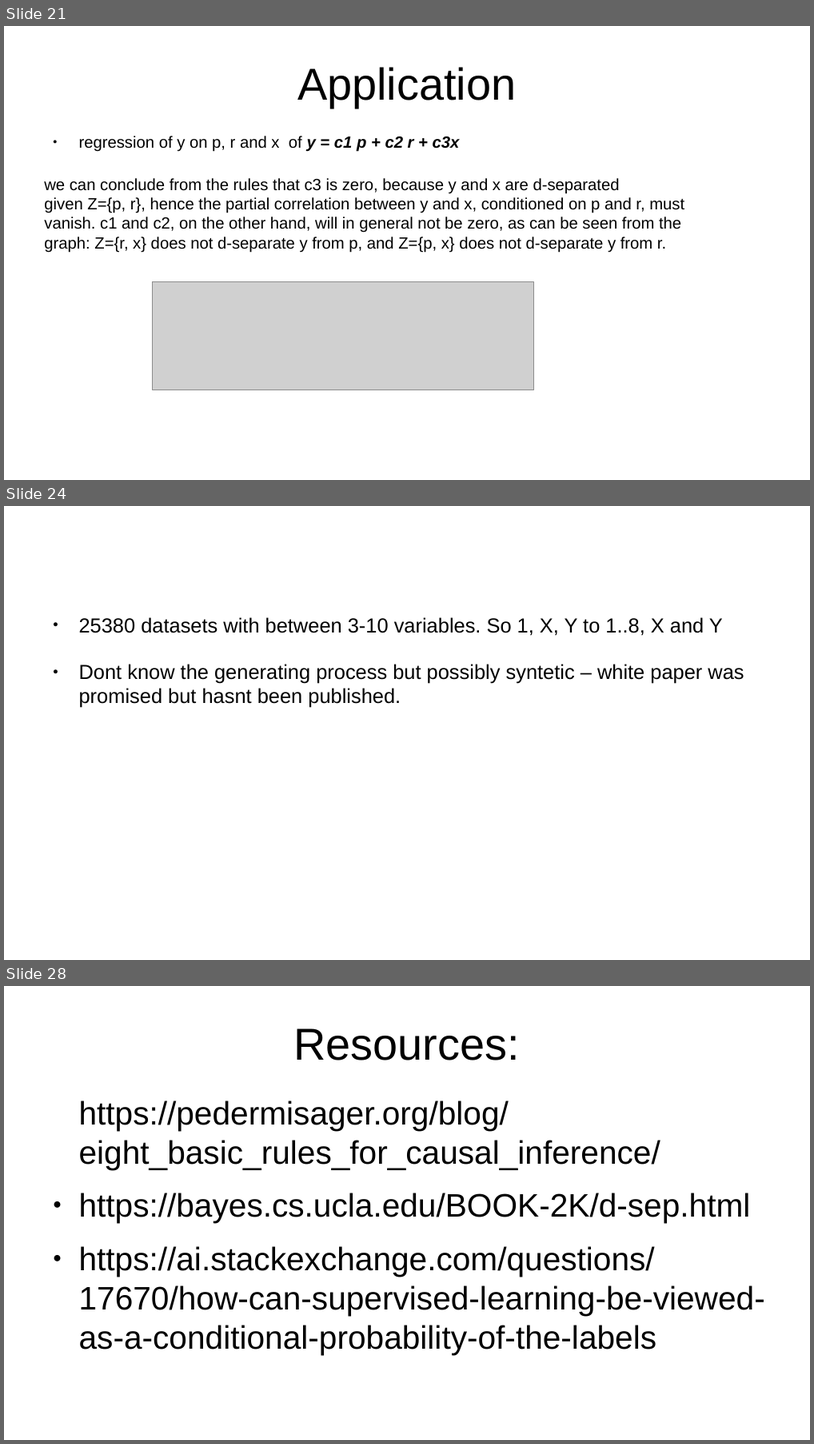
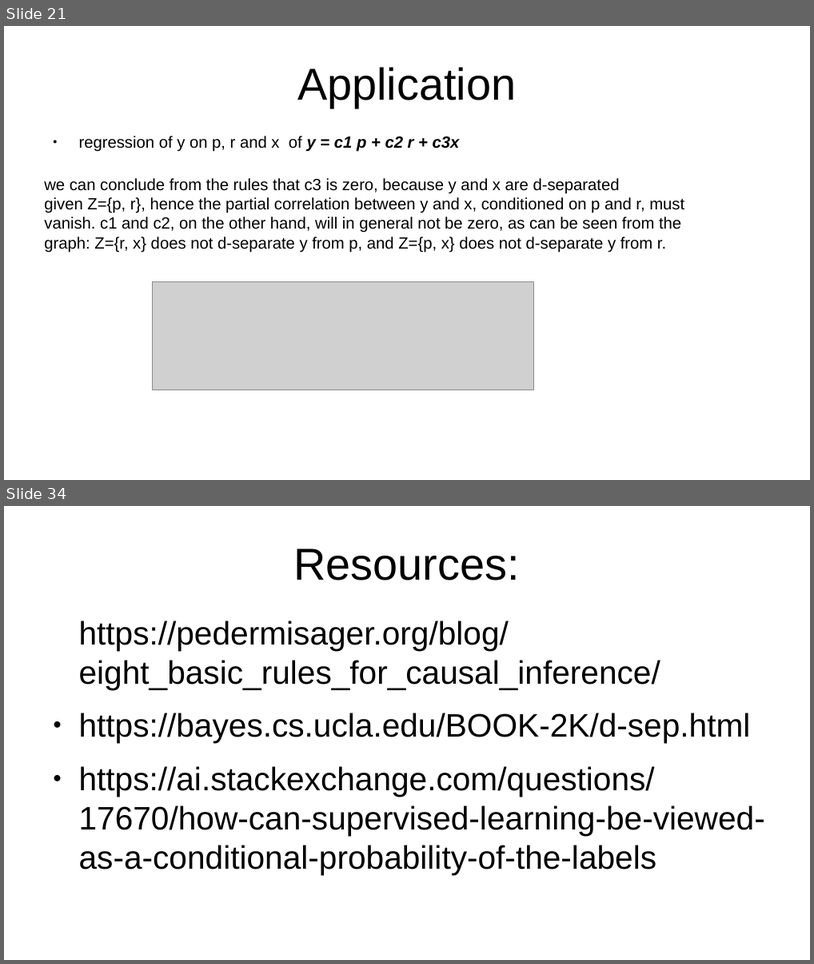
Before and after one commit to emoen/CausalityDiscoveryCrunchDAO, a slide deck: presentation/HIBRAIN_March_25.odp. Shown one above the other, each under a label of ours: slides 21, 24 and 28 before the commit, slides 21 and 34 after it; the slides between them are not shown. The pictures are 814x1444 and 814x964 pixels, drawn with LibreOffice and Linux fonts; fonts in the diff are those of the drawing; grey boxes stand for pictures. Boxes give left, top, right and bottom in pixels: in the first picture for what was removed or moved away, otherwise in the second. Text is boxed around its words. In the diff, an @@ line names an element or a change of style, - is before the commit and + after.

```diff
--- a/presentation/HIBRAIN_March_25.odp
+++ b/presentation/HIBRAIN_March_25.odp
@@ slide 24 removed at [4,506,810,960], background #FFFFFF @@
@@ text removed at [79,617,744,708] @@
-● 25380 datasets with between 3-10 variables. So 1, X, Y to 1..8, X and Y
-● Dont know the generating process but possibly syntetic – white paper was promised but hasnt been published.
@@ what was slide 28 is now slide 34 @@
```
Also in this commit, not shown: 4 slides changed, 11 slides added, 4 other slides removed, 1 other file.
